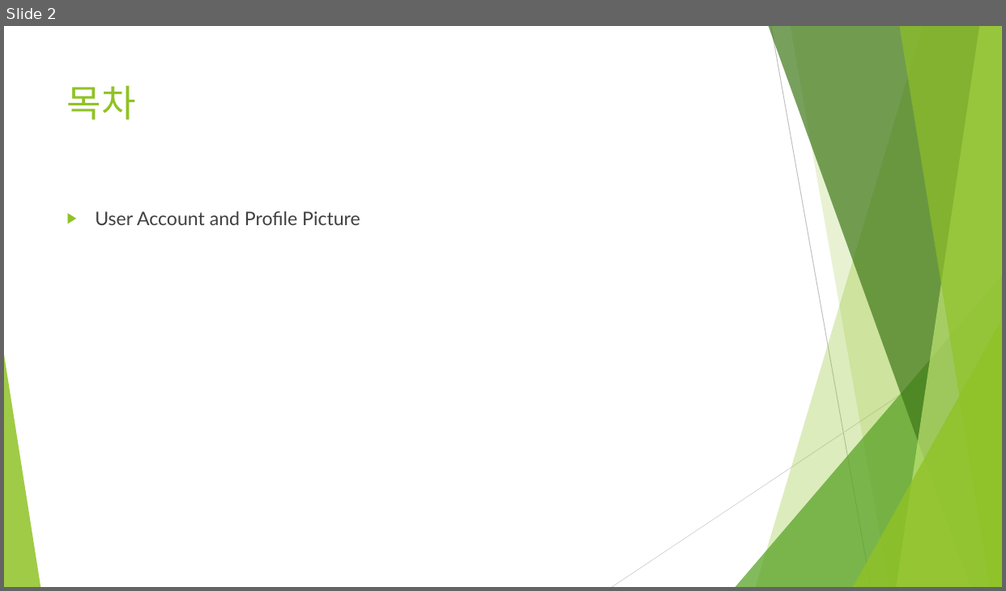
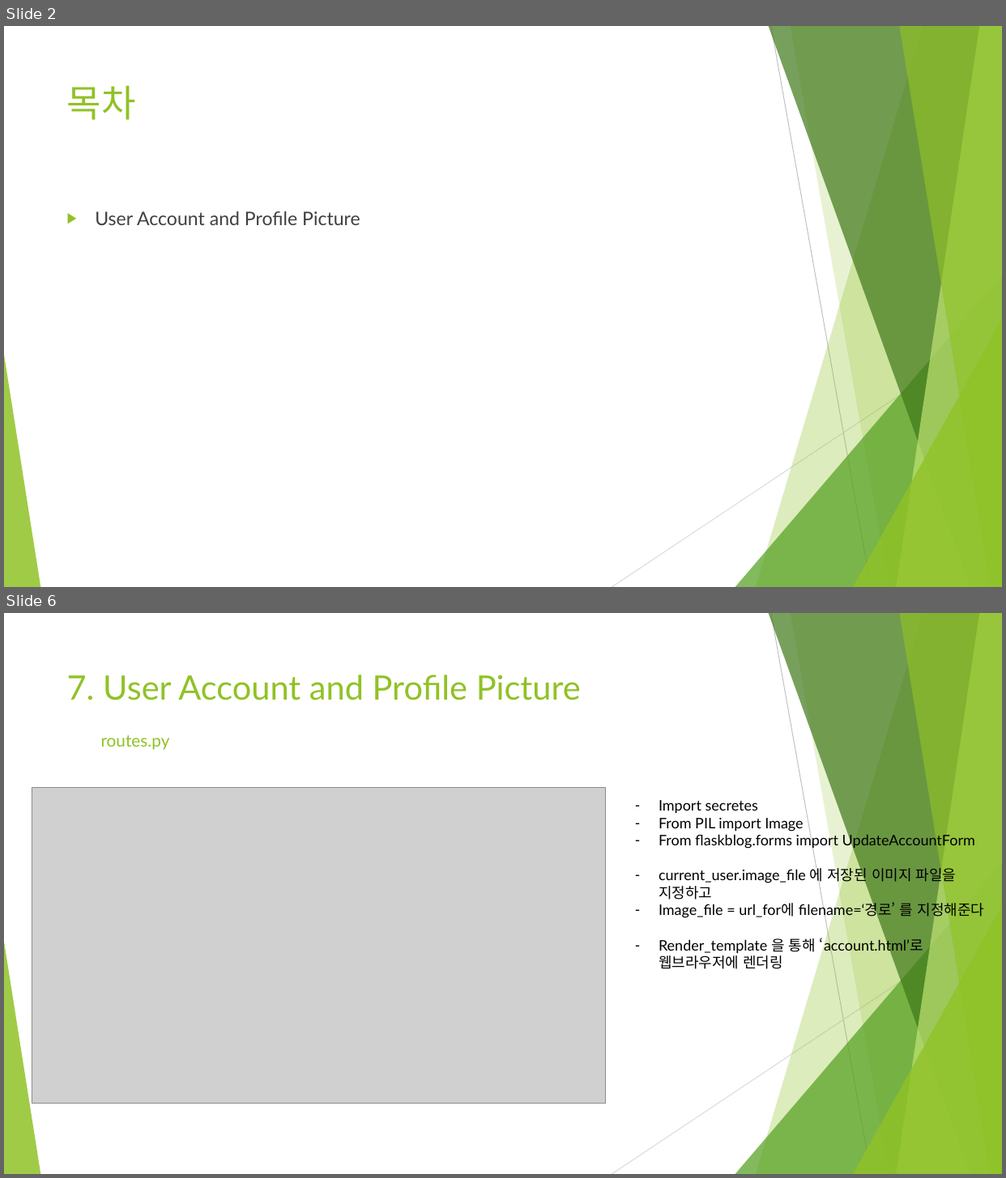
Before and after one commit to Heechul90/Flask, a slide deck: Study/07. User Account and Profile Picture/User Account and Profile Picture.pptx. Shown one above the other, each under a label of ours: slide 2 before the commit, slides 2 and 6 after it; the slides between them are not shown. The pictures are 1006x591 and 1006x1178 pixels, drawn with LibreOffice and Linux fonts; fonts in the diff are those of the drawing; grey boxes stand for pictures. Boxes give left, top, right and bottom in pixels: in the first picture for what was removed or moved away, otherwise in the second. Text is boxed around its words. In the diff, an @@ line names an element or a change of style, - is before the commit and + after.

Commit message:
profile pictures

```diff
--- a/Study/07. User Account and Profile Picture/User Account and Profile Picture.pptx
+++ b/Study/07. User Account and Profile Picture/User Account and Profile Picture.pptx
@@ slide 6 added at [4, 613, 1002, 1174], background #FFFFFF; not listed: 10 template elements that a slide beside it also shows @@
@@ title added at [67, 675, 581, 700], 32.4 pt, text #90C226 @@
+7. User Account and Profile Picture
@@ text added at [101, 735, 170, 750], 16.2 pt, text #90C226 @@
+routes.py
@@ picture added at [32, 787, 606, 1103] @@
@@ text added at [658, 800, 984, 969], 14 pt, text #000000 @@
+– Import secretes
+– From PIL import Image
+– From flaskblog.forms import UpdateAccountForm
+– current_user.image_file 에 저장된 이미지 파일을 지정하고
+– Image_file = url_for에 filename=‘경로’ 를 지정해준다
+– Render_template 을 통해 ‘account.html’로 웹브라우저에 렌더링
```
Also in this commit, not shown: 4 slides changed, 1 other slide added, 3 slides removed, 5 other files.
